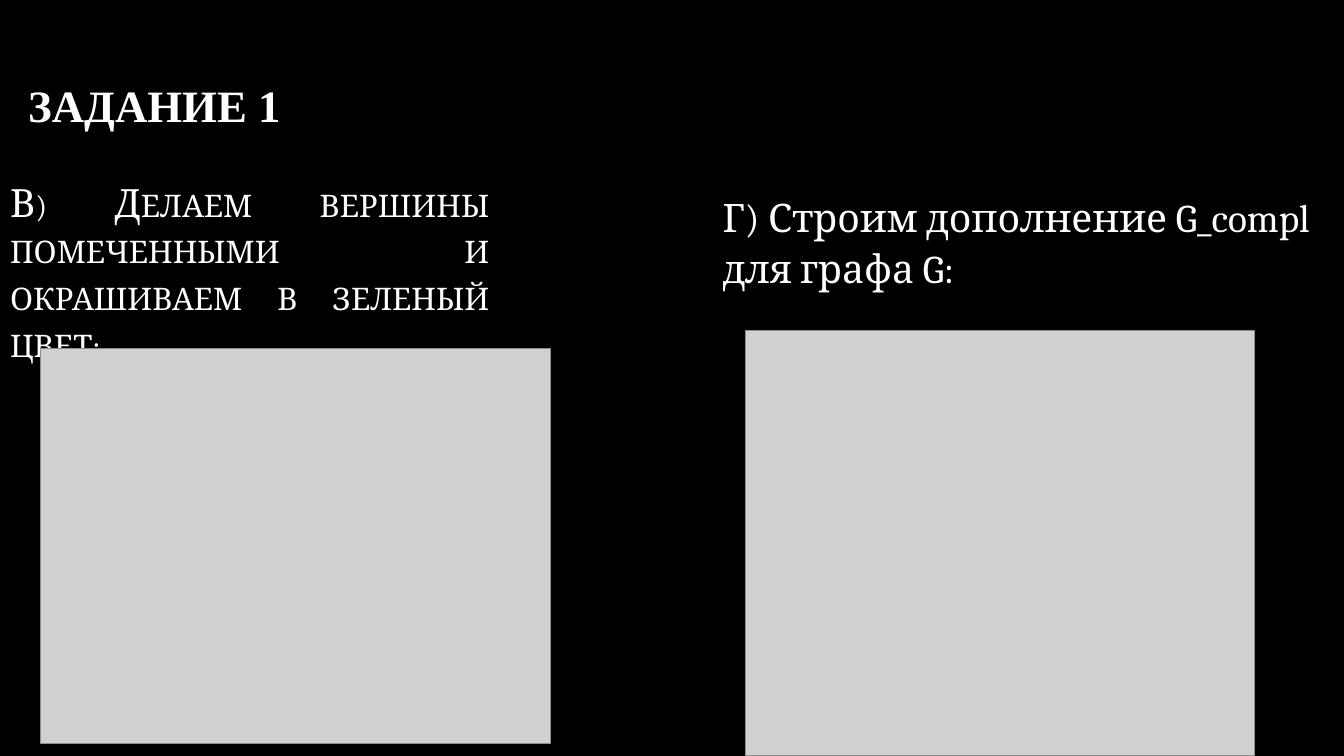
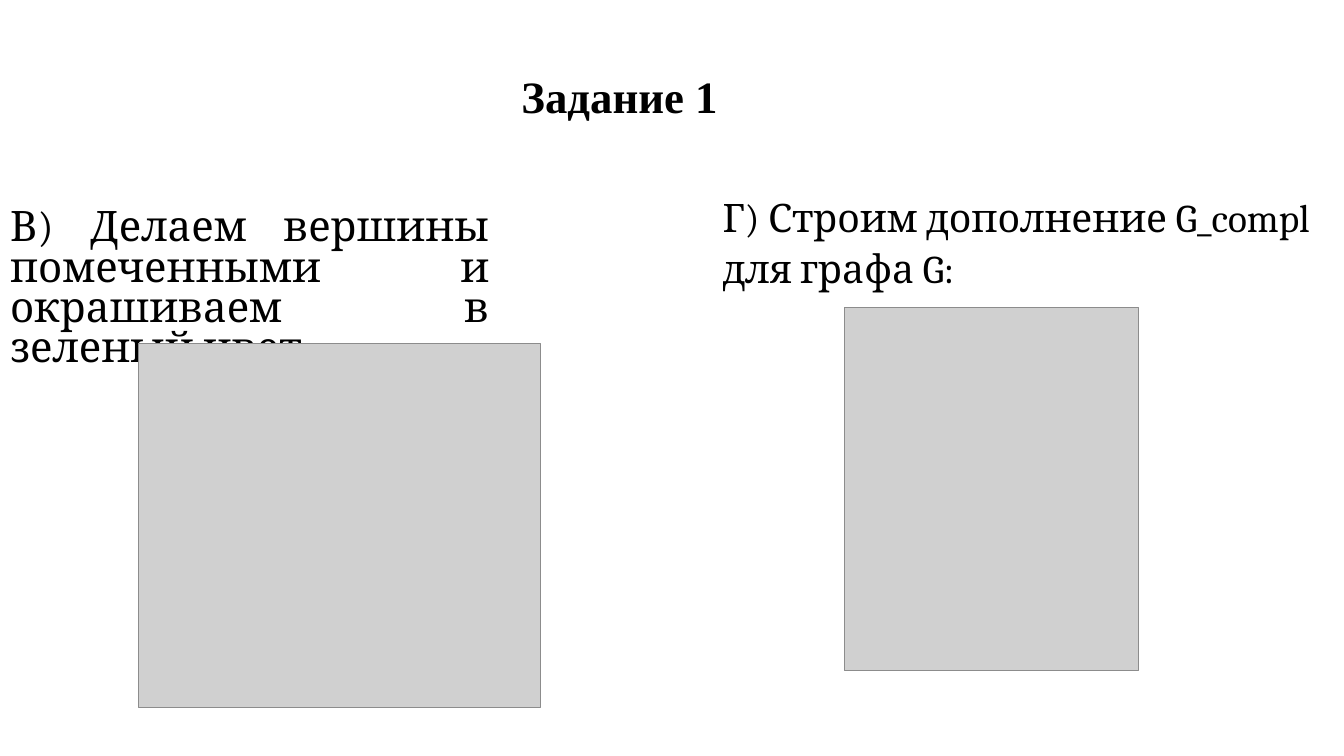
Before and after one commit to Lustitel/PPP_Labs, a slide deck: slide 4 of Lab2 презентация.pptx. Drawn at 1344x756 pixels with LibreOffice and Linux fonts; fonts in the diff are those of the drawing; grey boxes stand for pictures; background and template pictures are left out. Boxes give left, top, right and bottom in pixels: in the first picture for what was removed or moved away, otherwise in the second. Text is boxed around its words. In the diff, an @@ line names an element or a change of style, - is before the commit and + after.

```diff
--- a/Lab2 презентация.pptx
+++ b/Lab2 презентация.pptx
@@ background picture (left out) to #FFFFFF @@
@@ title at [521, 83, 717, 121]: text changed; text colour gradient #FFFFFF to #A6A6A6 to #000000 @@
-ЗАДАНИЕ 1
+Задание 1
@@ text "В) Делаем вершины помеченными и ..." at [10, 211, 489, 374]: size 27.8 to 30 pt, text colour gradient #FFFFFF to #BFBFBF to #000000, small capitals off; line spacing 1 to 0.8; less space between paragraphs; vertical alignment middle to top @@
@@ text "Г) Строим дополнение G_compl для ..." at [723, 203, 1310, 293]: text colour #FFFFFF to #000000 @@
@@ picture added at [845, 308, 1139, 671] @@
@@ picture: place and size @@
-picture at [41, 349, 551, 743]
+picture at [138, 344, 540, 708]
@@ picture removed at [746, 331, 1255, 755] @@
```
Also in this commit, not shown: 24 other slides changed, 1 other file.
